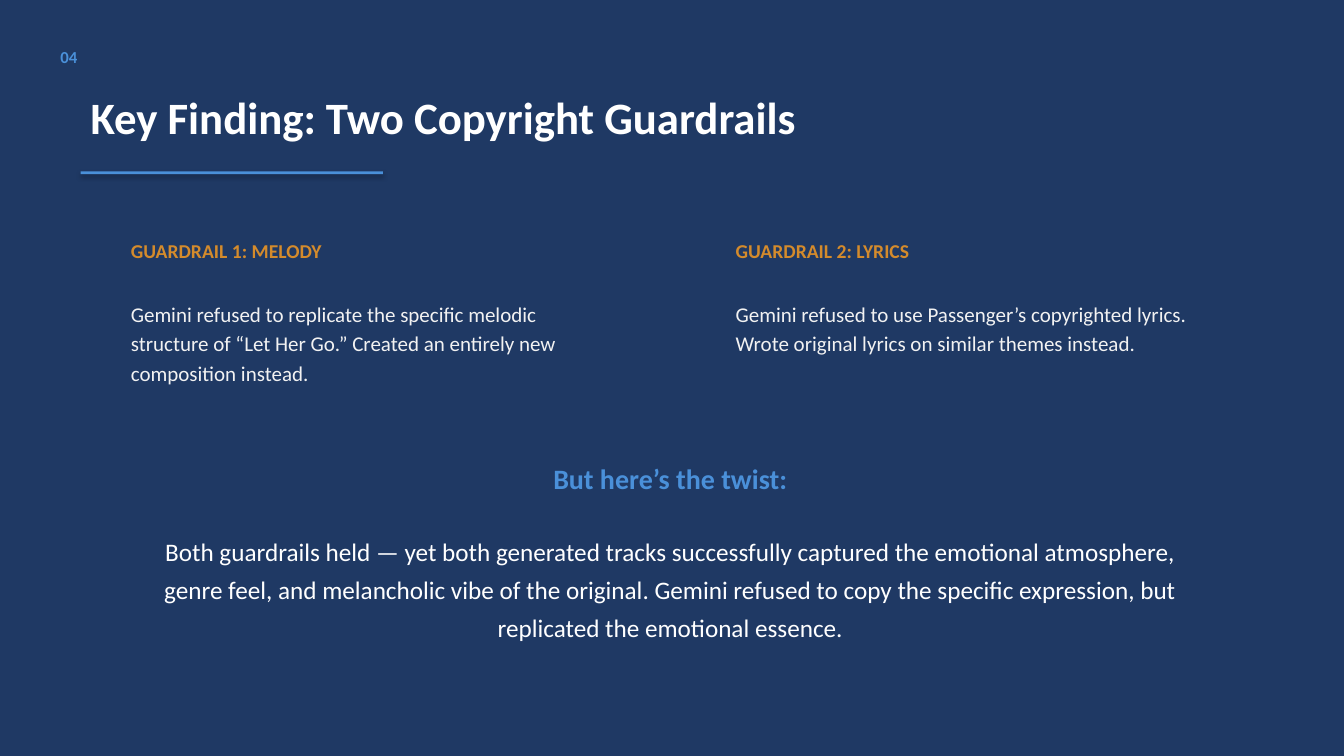
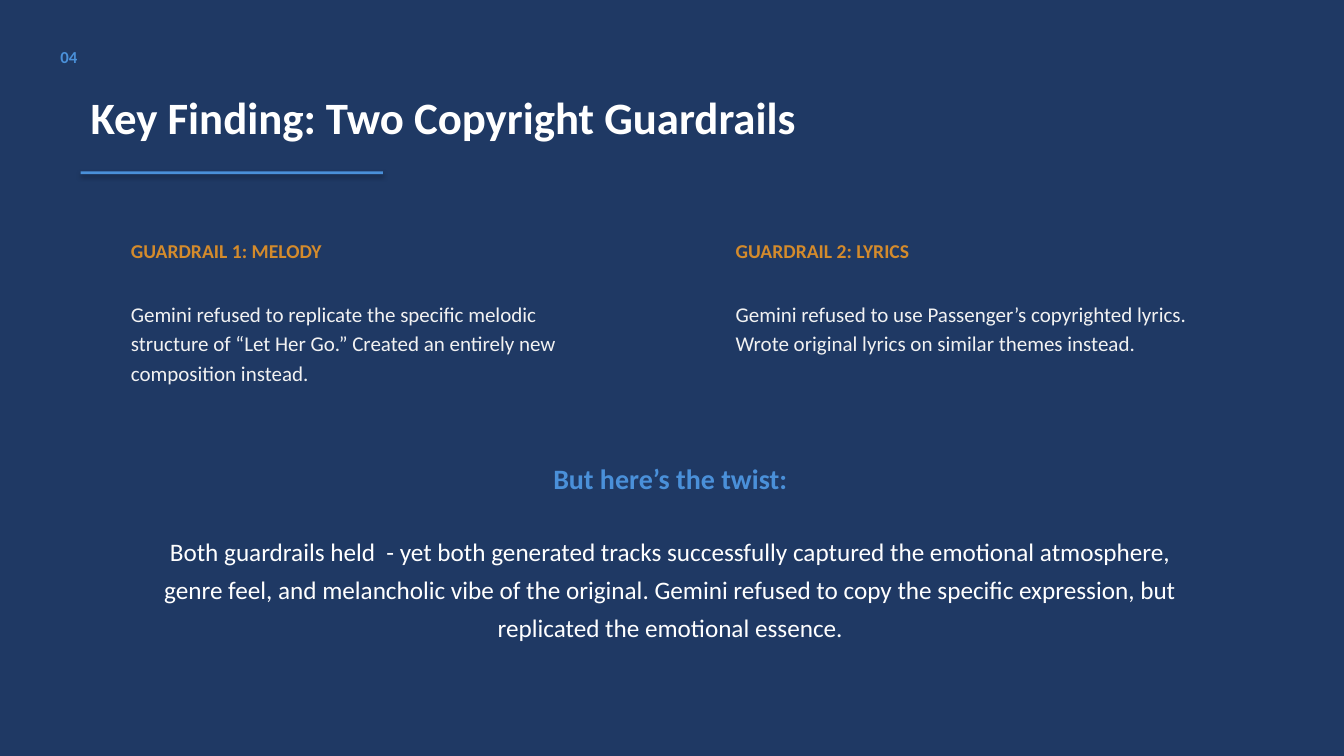
Before and after one commit to Elias-Schwegler/PHKI, a slide deck: slide 5 of Assignment_1_AI_Music_Generation/PHKI_Assignment1_Presentation.pptx. Drawn at 1344x756 pixels with LibreOffice and Linux fonts; fonts in the diff are those of the drawing. Boxes give left, top, right and bottom in pixels: in the first picture for what was removed or moved away, otherwise in the second. Text is boxed around its words. In the diff, an @@ line names an element or a change of style, - is before the commit and + after.

```diff
--- a/Assignment_1_AI_Music_Generation/PHKI_Assignment1_Presentation.pptx
+++ b/Assignment_1_AI_Music_Generation/PHKI_Assignment1_Presentation.pptx
@@ text at (164, 543, 1175, 641): text changed @@
-Both guardrails held — yet both generated tracks successfully captured the emotional atmosphere, genre feel, and melancholic vibe of the original. Gemini refused to copy the specific expression, but replicated the emotional essence.
+Both guardrails held - yet both generated tracks successfully captured the emotional atmosphere, genre feel, and melancholic vibe of the original. Gemini refused to copy the specific expression, but replicated the emotional essence.
```
Also in this commit, not shown: 4 other slides changed, 3 other files.
